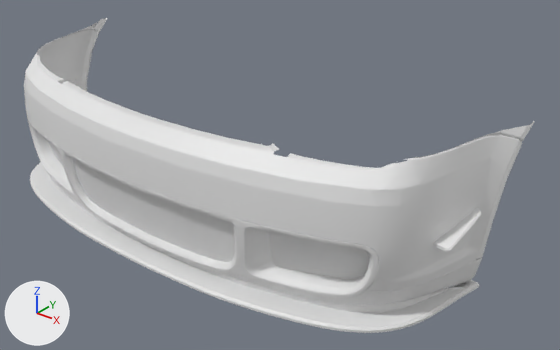
An edit to the glTF model public/parts/wendtStrom_frontBumper_trackBase.glb, drawn before and after from the same camera.
Camera for both pictures: a camera (50 mm lens) standing at (1.533, -3.401, 1.363) and looking at (0.18, -1.709, 0.314). The axes (+X, +Y, +Z) are drawn at lower left. The lights are the same throughout. The first picture is the older version. Where no turn or scale is listed for an object, it has been applied to the vertices.

Names of what the first picture shows: 'frontBumper_trackBase'.
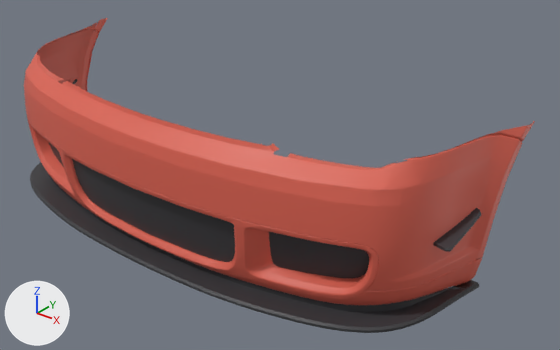
What changed in the scene script:
```text
Change mat_paint:
    mat_paint.base_color: (0.8, 0.8, 0.8) -> (0.7, 0.12, 0.08)  # white #e7e7e7 -> red #da6150
Change mat_black:
    mat_black.base_color: (0.8, 0.8, 0.8) -> (0.04, 0.04, 0.045)  # white #e7e7e7 -> dark grey #38383c
```

Location of each change, (x1, y1, x2, y2) in pixels of the pictures (560 x 350 px):
'frontBumper_trackBase', recoloured (white to red): (24, 18, 535, 333) in both
